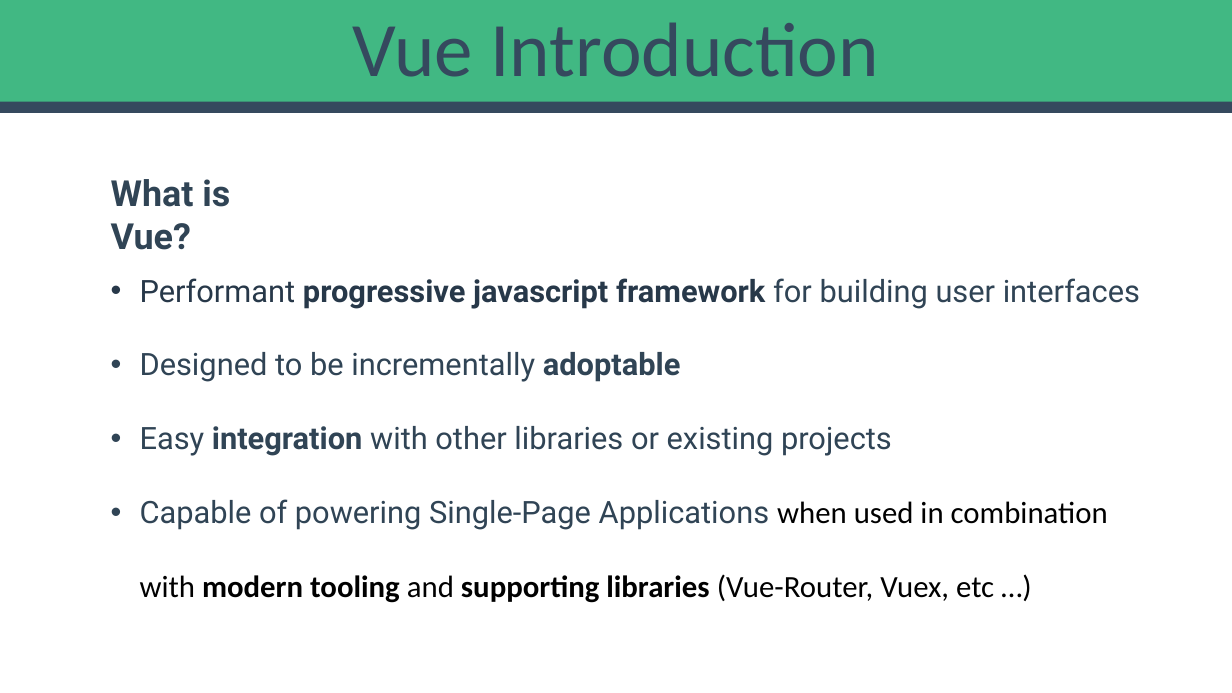
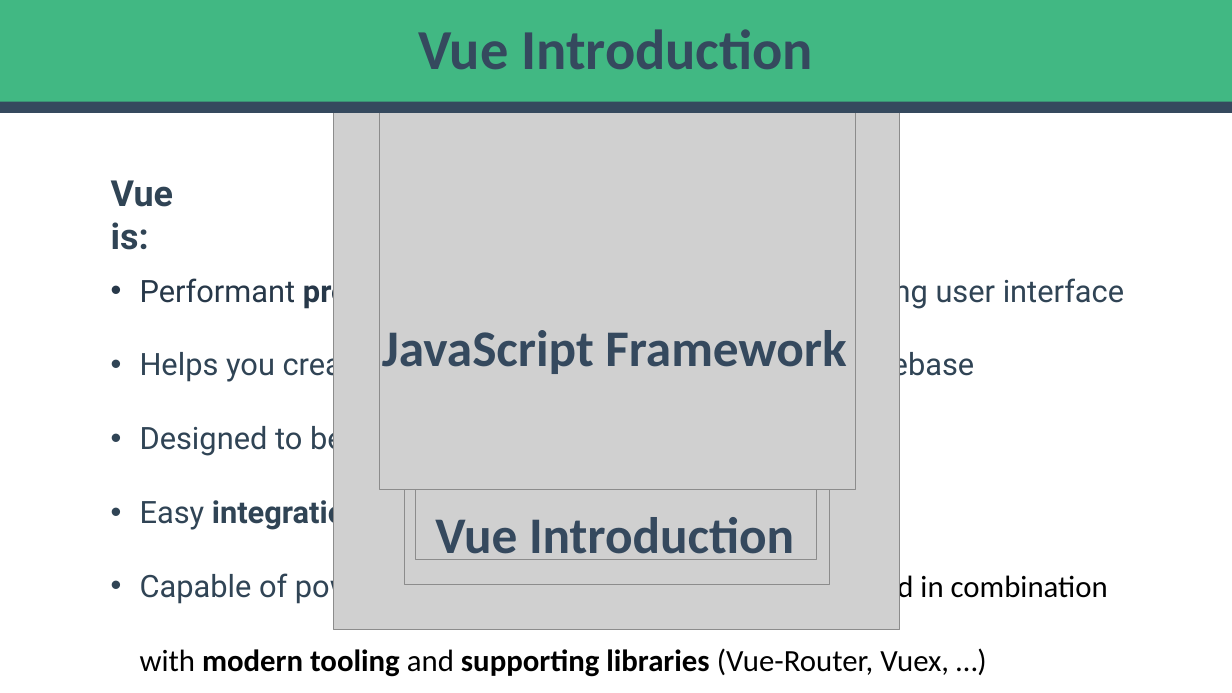
Before and after one commit to myprojectsfile/My-Vue-Course, a slide deck: slide 1 of Presentations/01 - Introduction/01 - What is Vue.js.pptx. Drawn at 1232x693 pixels with LibreOffice and Linux fonts; fonts in the diff are those of the drawing; grey boxes stand for pictures; background and template pictures are left out. Boxes give left, top, right and bottom in pixels: in the first picture for what was removed or moved away, otherwise in the second. Text is boxed around its words. In the diff, an @@ line names an element or a change of style, - is before the commit and + after.

Commit message:
Complete Vue Introduction Presentation

```diff
--- a/Presentations/01 - Introduction/01 - What is Vue.js.pptx
+++ b/Presentations/01 - Introduction/01 - What is Vue.js.pptx
@@ title "Vue Introduction" at [0, 0, 1232, 103]: size 60 to 44 pt, bold on @@
@@ picture added at [380, 14, 856, 490] @@
@@ picture added at [334, 64, 899, 629] @@
@@ picture added at [405, 91, 830, 584] @@
@@ picture added at [416, 134, 816, 559] @@
@@ text at [111, 180, 173, 250]: text changed @@
-What is Vue?
+Vue is:
@@ text at [140, 274, 1124, 384]: text changed; text colour #273849 to #304455 @@
-• Performant progressive javascript framework for building user interfaces
+• Performant progressive javascript framework for building user interface
+• Helps you create a more maintainable and testable codebase
@@ text added at [382, 330, 846, 374], 40 pt, text #35495E, bold @@
+JavaScript Framework
@@ text added at [435, 517, 794, 560], 40 pt, text #35495E, bold @@
+Vue Introduction
@@ text at [140, 569, 1108, 677]: text changed @@
-• Capable of powering Single-Page Applications when used in combination with modern tooling and supporting libraries (Vue-Router, Vuex, etc …)
+• Capable of powering Single-Page Applications when used in combination with modern tooling and supporting libraries (Vue-Router, Vuex, …)
```
Also in this commit, not shown: 2 other slides changed, 11 other files.
